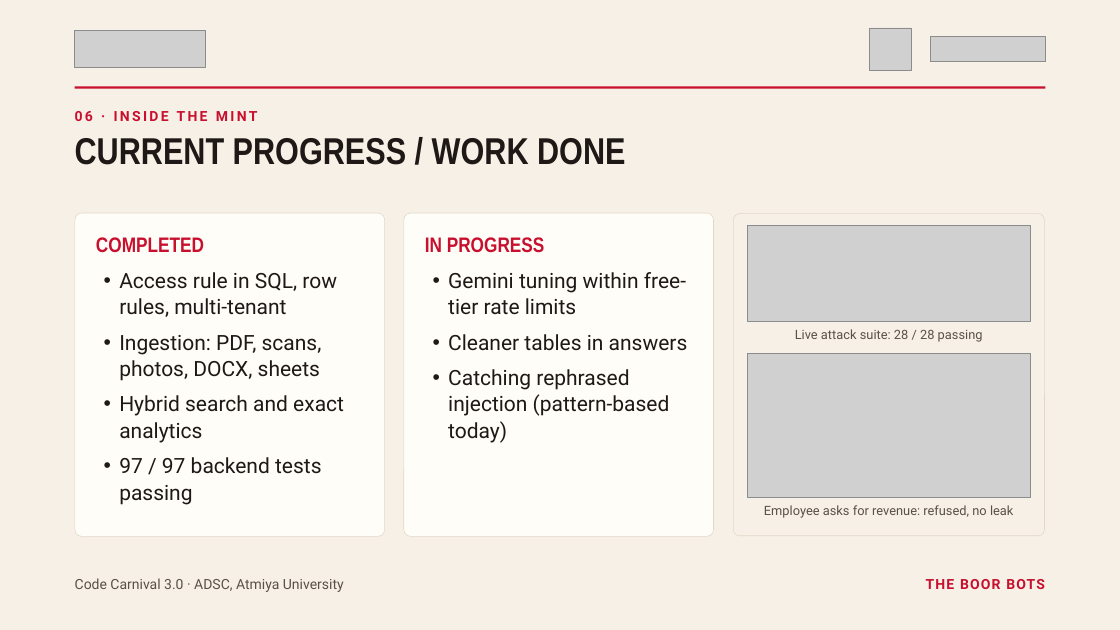
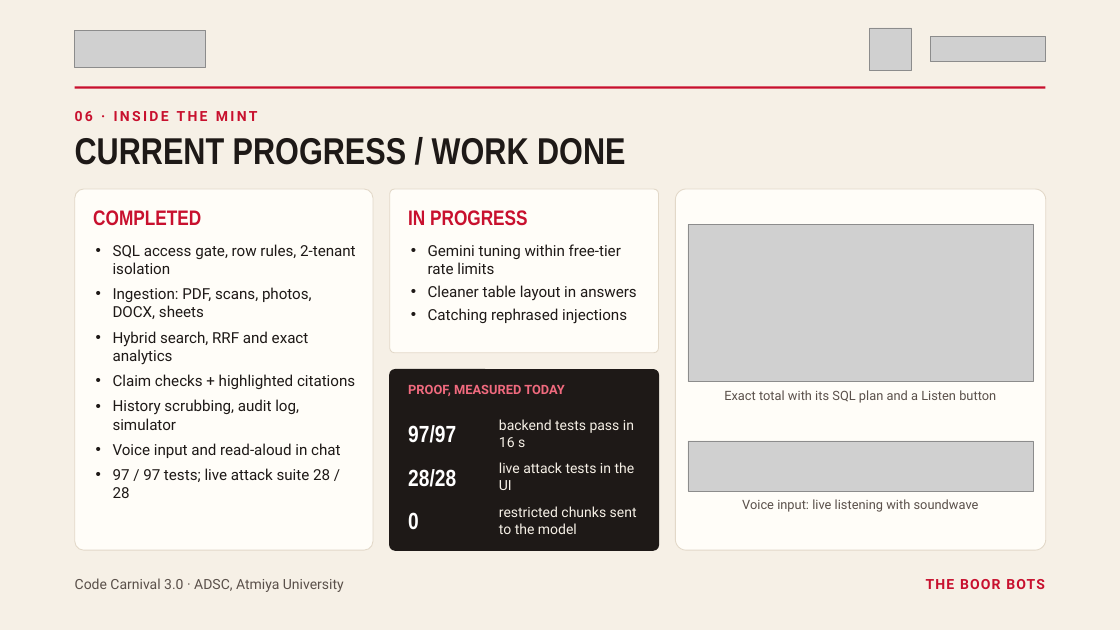
Before and after one commit to Navadeep44/aegisrag-2, a slide deck: slide 7 of docs/SJX3_TheBoorBots_CC3.pptx. Drawn at 1120x630 pixels with LibreOffice and Linux fonts; fonts in the diff are those of the drawing; grey boxes stand for pictures. Boxes give left, top, right and bottom in pixels: in the first picture for what was removed or moved away, otherwise in the second. Text is boxed around its words. In the diff, an @@ line names an element or a change of style, - is before the commit and + after.

```diff
--- a/docs/SJX3_TheBoorBots_CC3.pptx
+++ b/docs/SJX3_TheBoorBots_CC3.pptx
@@ rounded rectangle: place and size @@
-rounded rectangle at bbox=[75, 213, 385, 537]
+rounded rectangle at bbox=[75, 189, 373, 550]
@@ rounded rectangle at bbox=[75, 189, 373, 550]: outline #E2D8C8 0.5 pt to #E2D8C8 0.75 pt; proportions changed @@
@@ text "COMPLETED": place and size @@
-text "COMPLETED" at bbox=[96, 237, 204, 253]
+text "COMPLETED" at bbox=[93, 210, 201, 226]
@@ text "COMPLETED" at bbox=[93, 210, 201, 226]: line spacing 21.6pt to 1 @@
@@ rounded rectangle added at bbox=[390, 189, 659, 353], fill #FFFDF8, outline #E2D8C8 0.75 pt @@
@@ text "IN PROGRESS" at bbox=[408, 210, 528, 226]: line spacing 21.6pt to 1 @@
@@ text "IN PROGRESS": place and size @@
-text "IN PROGRESS" at bbox=[425, 237, 545, 253]
+text "IN PROGRESS" at bbox=[408, 210, 528, 226]
@@ rounded rectangle: place and size @@
-rounded rectangle at bbox=[734, 213, 1044, 536]
+rounded rectangle at bbox=[676, 189, 1046, 550]
@@ rounded rectangle at bbox=[676, 189, 1046, 550]: fill none to #FFFDF8; outline #E2D8C8 0.5 pt to #E2D8C8 0.75 pt; proportions changed @@
@@ rounded rectangle removed at bbox=[404, 213, 714, 537] @@
@@ picture added at bbox=[688, 225, 1033, 382] @@
@@ picture removed at bbox=[748, 225, 1031, 321] @@
@@ text "SQL access gate, row rules, ...": place and size @@
-text "SQL access gate, row rules, ..." at bbox=[119, 272, 344, 505]
+text "SQL access gate, row rules, ..." at bbox=[113, 244, 356, 498]
@@ text at bbox=[113, 244, 356, 274]: text changed; size 18 to 13 pt @@
-• Access rule in SQL, row rules, multi-tenant
+• SQL access gate, row rules, 2-tenant isolation
@@ text "Gemini tuning within free-tier rate ...": place and size @@
-text "Gemini tuning within free-tier rate ..." at bbox=[448, 272, 688, 443]
+text "Gemini tuning within free-tier rate ..." at bbox=[428, 244, 637, 324]
@@ text at bbox=[428, 244, 621, 274]: size 18 to 13 pt in "Gemini tuning within free-tier rate limits"; indent changed; line spacing 22.5pt to 1; less space between paragraphs @@
@@ text at bbox=[113, 287, 312, 319]: size 18 to 13 pt in "Ingestion: PDF, scans, photos, DOCX, sheets"; indent changed; line spacing 22.5pt to 1; less space between paragraphs @@
@@ text at bbox=[428, 285, 637, 324]: text changed; size 18 to 13 pt @@
-• Cleaner tables in answers
-• Catching rephrased injection (pattern-based today)
+• Cleaner table layout in answers
+• Catching rephrased injections
@@ text removed at bbox=[795, 329, 983, 342] @@
-Live attack suite: 28 / 28 passing
@@ text at bbox=[113, 331, 355, 498]: text changed; size 18 to 13 pt @@
-• Hybrid search and exact analytics
-• 97 / 97 backend tests passing
+• Hybrid search, RRF and exact analytics
+• Claim checks + highlighted citations
+• History scrubbing, audit log, simulator
+• Voice input and read-aloud in chat
+• 97 / 97 tests; live attack suite 28 / 28
@@ picture removed at bbox=[748, 353, 1031, 497] @@
@@ rounded rectangle added at bbox=[390, 370, 659, 550], fill #1E1917, outline #1E1917 1 pt @@
@@ text added at bbox=[408, 384, 565, 396], 11 pt, text #F06A7E, bold @@
+PROOF, MEASURED TODAY
@@ text added at bbox=[499, 419, 634, 447], 12 pt, text #F6F0E6 @@
+backend tests pass in 16 s
@@ text added at bbox=[724, 390, 996, 403], 11 pt, text #5A504A @@
+Exact total with its SQL plan and a Listen button
@@ text added at bbox=[408, 425, 456, 443], 20 pt, text #FFFFFF, bold @@
+97/97
@@ picture added at bbox=[688, 441, 1033, 492] @@
@@ text added at bbox=[408, 469, 456, 487], 20 pt, text #FFFFFF, bold @@
+28/28
@@ text added at bbox=[499, 462, 635, 490], 12 pt, text #F6F0E6 @@
+live attack tests in the UI
@@ text added at bbox=[499, 506, 637, 534], 12 pt, text #F6F0E6 @@
+restricted chunks sent to the model
@@ text added at bbox=[742, 499, 979, 512], 11 pt, text #5A504A @@
+Voice input: live listening with soundwave
@@ text removed at bbox=[764, 505, 1013, 518] @@
-Employee asks for revenue: refused, no leak
@@ text added at bbox=[408, 512, 419, 530], 20 pt, text #FFFFFF, bold @@
+0
```
Also in this commit, not shown: 7 other slides changed, 19 other files.
